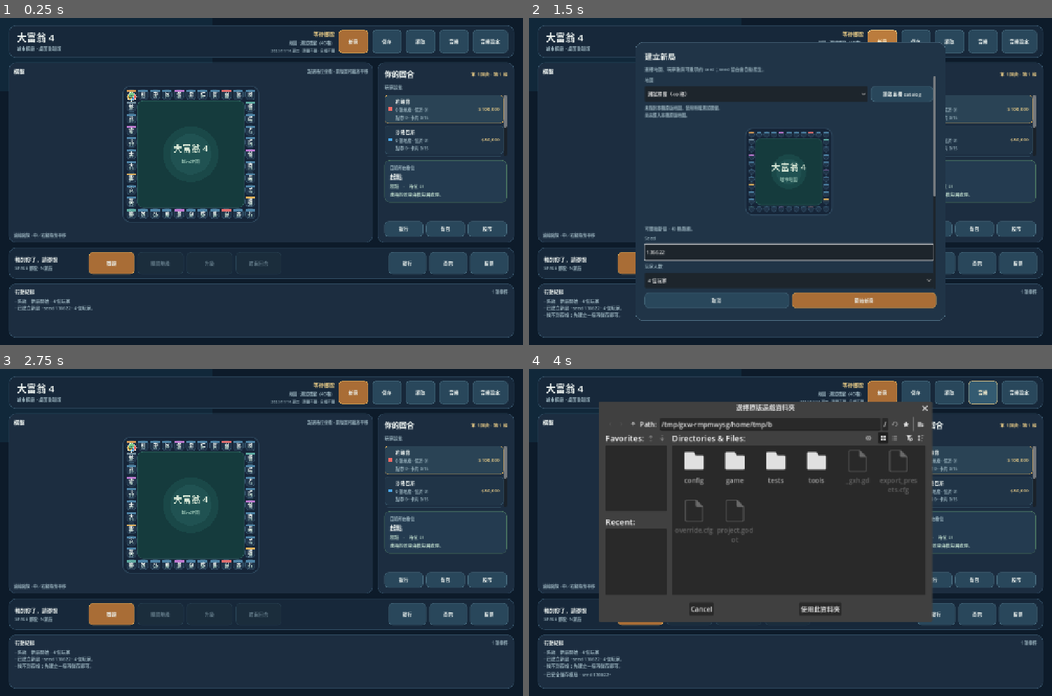
Above: before the commit, frames 1-4 (two rows, left to right).
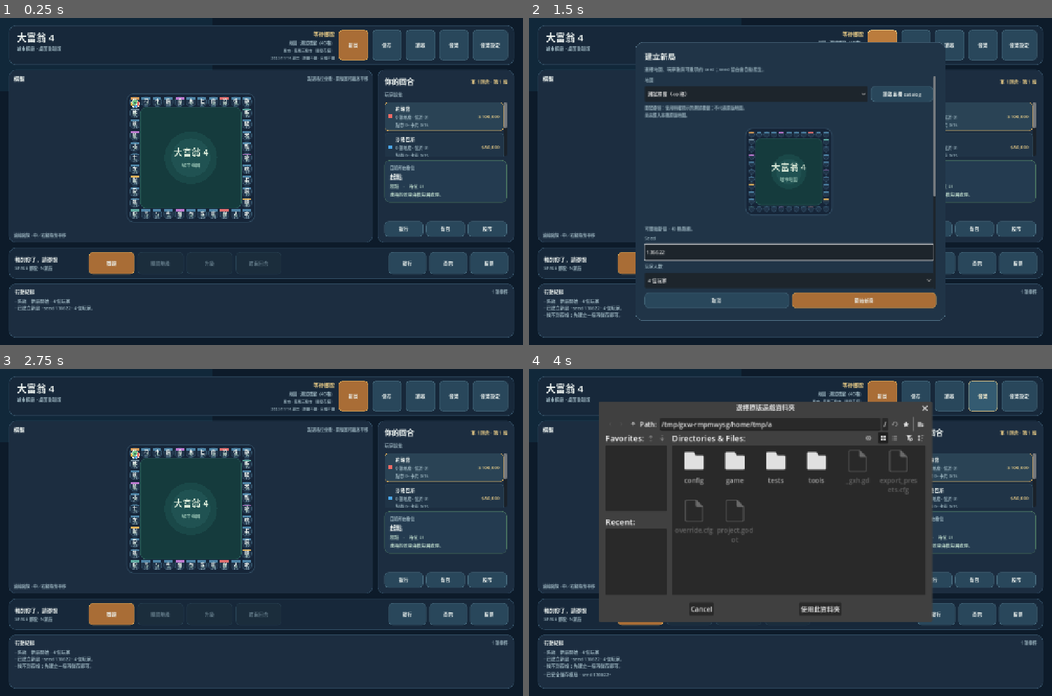
Above: after the commit, the same moments.

Repository: nurockplayer/richman4-remake
Game: Godot game, scene res://game/main.tscn
The game is run twice, just before and just after one commit, with the same random seed, the same clock (stepped at 60 frames per second) and the same inputs.
Inputs:
- Up to frame 1 (0.25 s): no input
- Up to frame 2 (1.5 s): click "讀取" at 0.5 s; click "新局" at 1.25 s
- Up to frame 3 (2.75 s): click "取消" at 2 s
- Up to frame 4 (4 s): click "儲存" at 2.75 s; click "音樂" at 3.5 s

The runs differ from the first frame. In frame 1, 5.3% of the frame differs, in the area x 1-99%, y 6-63%; in frame 2, 1.3%; in frame 3, 5.3%; in frame 4, 1.6%.

Commit message:
wip: guard release market entry and legacy saves

Diff:
--- a/game/ui/main_ui.gd
+++ b/game/ui/main_ui.gd
@@ -41,6 +41,9 @@
 const REMODEL_SAVE_VERSION := 11
 const RESEARCH_SAVE_VERSION := 12
 const BUILDING_CARD_SAVE_VERSION := 13
+const LEGACY_MARKET_SAVE_MIN_VERSION := 4
+const LEGACY_MARKET_SAVE_MAX_VERSION := 6
+const LEGACY_STOCK_SYMBOLS := ["tech", "transport", "energy"]
 const RESEARCH_TOOLS := ["機器工人", "時光機", "傳送機", "工程車", "核子飛彈"]
 const PANEL_BG := Color("#1c2d40")
 const PANEL_RAISED := Color("#243b50")
@@ -63,6 +66,7 @@
 
 var seed_label: Label
 var map_identity_label: Label
+var market_mode_label: Label
 var phase_label: Label
 var turn_label: Label
 var setup_summary_label: Label
@@ -104,6 +108,8 @@
 var bank_deposit_all_button: Button
 var bank_withdraw_all_button: Button
 var new_game_popup: PopupPanel
+var content_error_dialog: AcceptDialog
+var legacy_save_dialog: ConfirmationDialog
 var seed_input: LineEdit
 var player_count_option: OptionButton
 var initial_fund_option: OptionButton
@@ -165,8 +171,12 @@
 var _map_catalog_path := ""
 var _map_catalog_error := ""
 var _map_catalog_ok := false
+var _map_catalog_complete := false
 var _selected_map_definition: Dictionary = {}
 var _active_map_definition: Dictionary = {}
+var _development_path_enabled := false
+var _pending_legacy_load_snapshot: Dictionary = {}
+var _pending_legacy_load_state: Object
 var _company_purchase_quantity: SpinBox
 var _company_purchase_button: Button
 var _company_service_target: OptionButton
@@ -178,10 +188,17 @@
 var _presentation_owner: Object
 
 func _ready() -> void:
+	# A debug/editor launch is the explicit development lane for the synthetic
+	# board.  Release packages stay fail-closed when original map content is
+	# absent or incomplete; tests can force either lane through the setter below.
+	_development_path_enabled = OS.is_debug_build()
 	_build_interface()
 	_setup_audio()
 	_load_map_catalog()
-	_new_game(DEFAULT_SEED, PLAYER_COUNT, _selected_map_definition, _default_setup_options(PLAYER_COUNT))
+	if _map_is_startable(_selected_map_definition):
+		_new_game(DEFAULT_SEED, PLAYER_COUNT, _selected_map_definition, _default_setup_options(PLAYER_COUNT))
+	else:
+		_enter_unavailable_content_state()
 
 func _process(_delta: float) -> void:
 	_maybe_schedule_ai_turn()
@@ -284,6 +301,10 @@
 	map_identity_label = _make_label("地圖 · 測試棋盤", 10, TEXT_MUTED)
 	map_identity_label.horizontal_alignment = HORIZONTAL_ALIGNMENT_RIGHT
 	meta_column.add_child(map_identity_label)
+	market_mode_label = _make_label("股市 · 尚未載入", 9, TEXT_MUTED)
+	market_mode_label.name = "MarketModeLabel"
+	market_mode_label.horizontal_alignment = HORIZONTAL_ALIGNMENT_RIGHT
+	meta_column.add_child(market_mode_label)
 	setup_summary_label = _make_label("1998/01/01 星期四 · 期限不限 · 目標不限", 9, TEXT_MUTED)
 	setup_summary_label.horizontal_alignment = HORIZONTAL_ALIGNMENT_RIGHT
 	setup_summary_label.clip_text = true
@@ -839,6 +860,22 @@
 	map_catalog_file_dialog.file_selected.connect(_on_map_catalog_file_selected)
 	add_child(map_catalog_file_dialog)
 
+	content_error_dialog = AcceptDialog.new()
+	content_error_dialog.name = "ContentUnavailableDialog"
+	content_error_dialog.title = "無法開始對局"
+	content_error_dialog.ok_button_text = "知道了"
+	add_child(content_error_dialog)
+
+	legacy_save_dialog = ConfirmationDialog.new()
+	legacy_save_dialog.name = "LegacySaveDialog"
+	legacy_save_dialog.title = "舊版存檔"
+	legacy_save_dialog.ok_button_text = "繼續使用舊版三股市"
+	legacy_save_dialog.cancel_button_text = "取消"
+	legacy_save_dialog.confirmed.connect(_confirm_legacy_save_load)
+	legacy_save_dialog.canceled.connect(_cancel_legacy_save_load)
+	legacy_save_dialog.close_requested.connect(_legacy_save_dialog_close_requested)
+	add_child(legacy_save_dialog)
+
 func _make_setup_option(values: Array, caption: String, suffix: String, default_index: int) -> OptionButton:
 	var row := HBoxContainer.new()
 	row.name = caption
@@ -1157,13 +1194,21 @@
 	margin.add_child(box)
 	return box
 
-func _load_map_catalog(path: String = "") -> void:
+func _load_map_catalog(path: String = "", allow_development_fallback: bool = false) -> void:
 	var result: Dictionary = OriginalMaps.load_catalog(path, true)
 	_map_catalog_path = path if not path.is_empty() else OriginalMaps.default_catalog_path()
-	_map_catalog_ok = bool(result.get("ok", false)) and _as_array(result.get("maps", [])).size() > 0
+	var loaded_maps := _as_array(result.get("maps", [])).duplicate(true)
+	var parsed_ok := bool(result.get("ok", false)) and not loaded_maps.is_empty()
+	_map_catalog_complete = parsed_ok and _catalog_has_complete_original_content(loaded_maps)
 	_map_catalog_error = str(result.get("error", ""))
-	if _map_catalog_ok:
-		_map_catalog = _as_array(result.get("maps", [])).duplicate(true)
+	var development_path := allow_development_fallback or _is_development_path()
+	if parsed_ok and (_map_catalog_complete or development_path):
+		_map_catalog = loaded_maps
+		# A debug/import lane can inspect synthetic or partially imported maps, but
+		# it must remain visibly separate from the complete packaged catalog.
+		_map_catalog_ok = true
+		if not _map_catalog_complete and _map_catalog_error.is_empty():
+			_map_catalog_error = "此 catalog 未具備完整原版十二股市能力。"
 		_selected_map_definition = {}
 		for index in range(_map_catalog.size()):
 			var definition: Dictionary = _map_catalog[index] if _map_catalog[index] is Dictionary else {}
@@ -1172,10 +1217,57 @@
 				break
 		if _selected_map_definition.is_empty() and not _map_catalog.is_empty():
 			_selected_map_definition = (_map_catalog[0] as Dictionary).duplicate(true)
-	else:
+	elif development_path:
+		_map_catalog_ok = false
+		_map_catalog_complete = false
 		_map_catalog = [_make_fallback_map_definition()]
 		_selected_map_definition = (_map_catalog[0] as Dictionary).duplicate(true)
+		if _map_catalog_error.is_empty():
+			_map_catalog_error = "尚未匯入本機原版地圖。"
+	else:
+		_map_catalog_ok = false
+		_map_catalog_complete = false
+		_map_catalog = []
+		_selected_map_definition = {}
+		if _map_catalog_error.is_empty():
+			_map_catalog_error = "原版地圖目錄不完整，請匯入包含來源身分與十二股市資料的 catalog.json。"
 	_update_map_selector()
+
+func _is_development_path() -> bool:
+	var configured := OS.get_environment("RICHMAN4_DEV_MODE").to_lower()
+	return _development_path_enabled or configured in ["1", "true", "yes"]
+
+func _set_development_path(enabled: bool) -> void:
+	_development_path_enabled = enabled
+
+func _map_has_complete_original_market(definition: Dictionary) -> bool:
+	if not bool(definition.get("supports_original_companies", false)):
+		return false
+	var stock_rows: Variant = definition.get("stock_rows", [])
+	return stock_rows is Array and stock_rows.size() == 12
+
+func _catalog_has_complete_original_content(maps: Array) -> bool:
+	if maps.is_empty():
+		return false
+	for value in maps:
+		if not value is Dictionary or not _map_is_playable(value) or not _map_has_complete_original_market(value):
+			return false
+	return true
+
+func _map_is_startable(definition: Dictionary) -> bool:
+	if not _map_is_playable(definition):
+		return false
+	if _is_development_path():
+		return true
+	return _map_catalog_complete and _map_has_complete_original_market(definition)
+
+func _enter_unavailable_content_state() -> void:
+	if game_state == null:
+		state = _unavailable_state(DEFAULT_SEED)
+		_active_map_definition = {}
+		_refresh_from_state()
+	var reason := _map_catalog_error if not _map_catalog_error.is_empty() else "請匯入完整原版地圖 catalog.json 後重新開啟遊戲。"
+	_show_content_error("目前無法開始正常對局。\n%s\n\n開發測試棋盤只在明確的開發路徑使用。" % reason)
 
 func _make_fallback_map_definition() -> Dictionary:
 	var state_script: Variant = load("res://game/core/game_state.gd")
@@ -1230,14 +1322,21 @@
 		map_selector.add_item(label, index)
 		if not _selected_map_definition.is_empty() and str(definition.get("id", "")) == str(_selected_map_definition.get("id", "")):
 			selected_index = index
-	map_selector.select(selected_index)
+	if not _map_catalog.is_empty():
+		map_selector.select(selected_index)
 	if selected_index >= 0 and selected_index < _map_catalog.size():
 		_selected_map_definition = (_map_catalog[selected_index] as Dictionary).duplicate(true)
-	if _map_catalog_ok:
-		map_catalog_status_label.text = "已載入本機原版地圖 %d 張。" % _map_catalog.size()
+	if _map_catalog_ok and _map_catalog_complete:
+		map_catalog_status_label.text = "已載入完整本機原版地圖 %d 張 · 十二股市能力可用。" % _map_catalog.size()
+	elif _map_catalog_ok and _is_development_path():
+		var development_reason := _map_catalog_error if not _map_catalog_error.is_empty() else "此 catalog 尚未具備完整原版十二股市能力。"
+		map_catalog_status_label.text = "開發路徑：載入 %d 張測試／部分地圖；不代表可發行原版內容。\n%s" % [_map_catalog.size(), development_reason]
+	elif _is_development_path():
+		var fallback_reason := _map_catalog_error if not _map_catalog_error.is_empty() else "尚未匯入本機原版地圖。"
+		map_catalog_status_label.text = "開發路徑：使用明確標示的測試棋盤；不代表原版地圖。\n%s" % fallback_reason
 	else:
 		var reason := _map_catalog_error if not _map_catalog_error.is_empty() else "尚未匯入本機原版地圖。"
-		map_catalog_status_label.text = "未找到本機原版地圖，使用明確測試棋盤。\n%s" % reason
+		map_catalog_status_label.text = "無法開始正常對局：需要完整本機原版地圖 catalog.json。\n%s" % reason
 	_update_map_preview()
 
 func _on_map_selected(index: int) -> void:
@@ -1252,7 +1351,14 @@
 
 func _on_map_catalog_file_selected(path: String) -> void:
 	_load_map_catalog(path)
-	_append_local_log("已讀取本機地圖目錄。") if _map_catalog_ok else _append_local_log("地圖目錄讀取失敗，已回到測試棋盤。")
+	if _map_catalog_ok and _map_catalog_complete:
+		_append_local_log("已讀取完整本機原版地圖目錄。")
+	elif _map_catalog_ok and _is_development_path():
+		_append_local_log("已讀取開發路徑地圖目錄；完整原版能力仍未確認。")
+	else:
+		_append_local_log("地圖目錄讀取失敗；未啟動測試棋盤，請匯入完整原版 catalog.json。")
+		if game_state == null or state.get("phase", "") == "unavailable":
+			_enter_unavailable_content_state()
 	_refresh_log_only()
 
 func _extract_map_identity(snapshot: Dictionary) -> Variant:
@@ -1367,14 +1473,18 @@
 		return
 	if _selected_map_definition.is_empty():
 		map_preview_status_label.text = "尚無可預覽的地圖。"
+		if new_game_confirm_button != null:
+			new_game_confirm_button.disabled = true
 		return
 	var board: Array = _as_array(_selected_map_definition.get("board", []))
-	if _map_is_playable(_selected_map_definition):
+	if _map_is_startable(_selected_map_definition):
 		map_preview_status_label.text = "可開始新局 · %d 格路網。" % board.size()
+	elif _map_is_playable(_selected_map_definition) and not _is_development_path():
+		map_preview_status_label.text = "目前僅供預覽：此地圖缺少完整原版十二股市資料。"
 	else:
 		map_preview_status_label.text = "僅供預覽：%s" % str(_selected_map_definition.get("unsupported_reason", "此地圖尚未開放對局。"))
 	if new_game_confirm_button != null:
-		new_game_confirm_button.disabled = not _map_is_playable(_selected_map_definition)
+		new_game_confirm_button.disabled = not _map_is_startable(_selected_map_definition)
 
 func _map_is_playable(definition: Dictionary) -> bool:
 	return not definition.is_empty() and bool(definition.get("supports_new_game", false))
@@ -1398,8 +1508,12 @@
 	seed_input.grab_focus()
 
 func _on_new_game_confirm() -> void:
-	if not _map_is_playable(_selected_map_definition):
-		_append_local_log("此地圖目前僅供預覽，無法開始新局。")
+	if not _map_is_startable(_selected_map_definition):
+		var unavailable_message := "此地圖目前僅供預覽，無法開始新局。"
+		if _map_is_playable(_selected_map_definition) and not _is_development_path():
+			unavailable_message = "此地圖缺少完整原版十二股市資料，無法開始正常對局。請匯入完整 catalog.json。"
+		_append_local_log(unavailable_message)
+		_set_setup_error(unavailable_message)
 		_refresh_log_only()
 		return
 	var setup_validation := _collect_setup_options()
@@ -1441,8 +1555,13 @@
 		return false
 	var resolved_players: int = player_count
 	var selected_definition := map_definition.duplicate(true) if not map_definition.is_empty() else _selected_map_definition.duplicate(true)
-	if not _map_is_playable(selected_definition):
-		_append_local_log("此地圖目前僅供預覽，無法開始新局。")
+	if not _map_is_startable(selected_definition):
+		var unavailable_message := "此地圖目前僅供預覽，無法開始新局。"
+		if _map_is_playable(selected_definition) and not _is_development_path():
+			unavailable_message = "無法開始正常對局：原版 catalog 不完整或尚未載入。請匯入包含來源身分與十二股市資料的 catalog.json。"
+		_append_local_log(unavailable_message)
+		if not _is_development_path():
+			_show_content_error(unavailable_message)
 		_refresh_log_only()
 		return false
 	var effective_setup := setup_options.duplicate(true)
@@ -1607,14 +1726,92 @@
 		_append_local_log("讀取失敗：存檔驗證未通過，目前棋局保持不變。")
 		_refresh_log_only()
 		return
+	if _is_legacy_market_snapshot(parsed):
+		_pending_legacy_load_snapshot = parsed.duplicate(true)
+		_pending_legacy_load_state = restored
+		_show_legacy_save_dialog(parsed)
+		return
+	_apply_loaded_game(restored, parsed, false)
+
+func _apply_loaded_game(restored: Object, parsed: Dictionary, legacy_market: bool) -> void:
+	if restored == null:
+		return
 	_cancel_presentation()
 	game_state = restored
 	_adopt_map_from_snapshot(parsed)
 	_local_log.clear()
 	_append_local_log("已讀取棋局 · seed %s。" % str(parsed.get("seed", "?")))
+	if legacy_market:
+		_append_local_log("已讀取舊版開發存檔；目前使用舊版三股市模式。")
 	_refresh_from_state()
 	end_overlay.hide()
 	_ai_pending = false
+
+func _show_content_error(message: String) -> void:
+	if content_error_dialog == null:
+		return
+	content_error_dialog.dialog_text = message
+	content_error_dialog.popup_centered(Vector2i(700, 220))
+
+func _show_legacy_save_dialog(snapshot: Dictionary) -> void:
+	if legacy_save_dialog == null:
+		return
+	var version := int(snapshot.get("version", 0))
+	legacy_save_dialog.dialog_text = "這份存檔是 v%d 舊版開發對局，使用三股市資料，不能假設具備原版十二股市能力。\n\n繼續會原樣載入並顯示舊版三股市模式；取消或關閉會保留目前棋局、隨機狀態與磁碟存檔。要繼續嗎？" % version
+	legacy_save_dialog.popup_centered(Vector2i(720, 300))
+
+func _confirm_legacy_save_load() -> void:
+	if _pending_legacy_load_snapshot.is_empty() or _pending_legacy_load_state == null:
+		return
+	var snapshot := _pending_legacy_load_snapshot.duplicate(true)
+	var restored := _pending_legacy_load_state
+	_pending_legacy_load_snapshot = {}
+	_pending_legacy_load_state = null
+	_apply_loaded_game(restored, snapshot, true)
+
+func _cancel_legacy_save_load() -> void:
+	if _pending_legacy_load_snapshot.is_empty():
+		return
+	_pending_legacy_load_snapshot = {}
+	_pending_legacy_load_state = null
+	_append_local_log("已取消讀取舊版存檔；目前棋局保持不變。")
+	_refresh_log_only()
+
+func _legacy_save_dialog_close_requested() -> void:
+	# The window close button emits close_requested without necessarily emitting
+	# the Cancel button signal. Treat every close path as the safe cancellation.
+	_cancel_legacy_save_load()
+
+func _market_symbols_from_snapshot(snapshot: Dictionary) -> Array:
+	var market_value: Variant = snapshot.get("market", {})
+	if not market_value is Dictionary:
+		return []
+	var market: Dictionary = market_value
+	var rows: Variant = market.get("rows", {})
+	if not rows is Dictionary or rows.is_empty():
+		rows = market.get("prices", {})
+	if not rows is Dictionary:
+		return []
+	var symbols: Array = []
+	for key in rows.keys():
+		var symbol := str(key).to_lower()
+		if not symbol.is_empty() and not symbols.has(symbol):
+			symbols.append(symbol)
+	return symbols
+
+func _is_legacy_market_snapshot(snapshot: Dictionary) -> bool:
+	var version := int(snapshot.get("version", 0))
+	if version < LEGACY_MARKET_SAVE_MIN_VERSION or version > LEGACY_MARKET_SAVE_MAX_VERSION:
+		return false
+	if bool(snapshot.get("original_companies", false)):
+		return false
+	var symbols := _market_symbols_from_snapshot(snapshot)
+	if symbols.size() != LEGACY_STOCK_SYMBOLS.size():
+		return false
+	for symbol in LEGACY_STOCK_SYMBOLS:
+		if not symbols.has(symbol):
+			return false
+	return true
 
 func _on_roll_pressed() -> void:
 	if roll_button.disabled:
@@ -2049,6 +2246,8 @@
 		var identity: Variant = _extract_map_identity(state)
 		map_name = str(identity.get("name", identity.get("id", "測試棋盤"))) if identity is Dictionary else str(identity) if identity is String else "測試棋盤"
 	map_identity_label.text = "地圖 · %s" % map_name
+	if market_mode_label != null:
+		market_mode_label.text = _market_mode_text()
 	var player := _current_player()
 	var is_human := bool(player.get("is_human", true))
 	current_player_label.text = "你的回合" if is_human else "%s 的回合" % str(player.get("name", "AI"))
@@ -2070,6 +2269,15 @@
 			target_text = "目標%s（%d倍）" % [_format_money(initial_fund * wealth_multiplier), wealth_multiplier]
 		return "%s · %s · %s" % [date_text, limit_text, target_text]
 	return "舊版日期 · 第%d天 · 期限/目標未記錄" % int(state.get("day", 1))
+
+func _market_mode_text() -> String:
+	if _has_original_companies():
+		return "股市 · 原版十二股"
+	if _is_legacy_market_snapshot(state):
+		return "股市 · 舊版三股市（開發存檔）"
+	if str(state.get("phase", "")) == "unavailable":
+		return "股市 · 暫停"
+	return "股市 · 三股模擬"
 
 func _update_players(players: Array, current_index: int) -> void:
 	for child in players_list.get_children():
